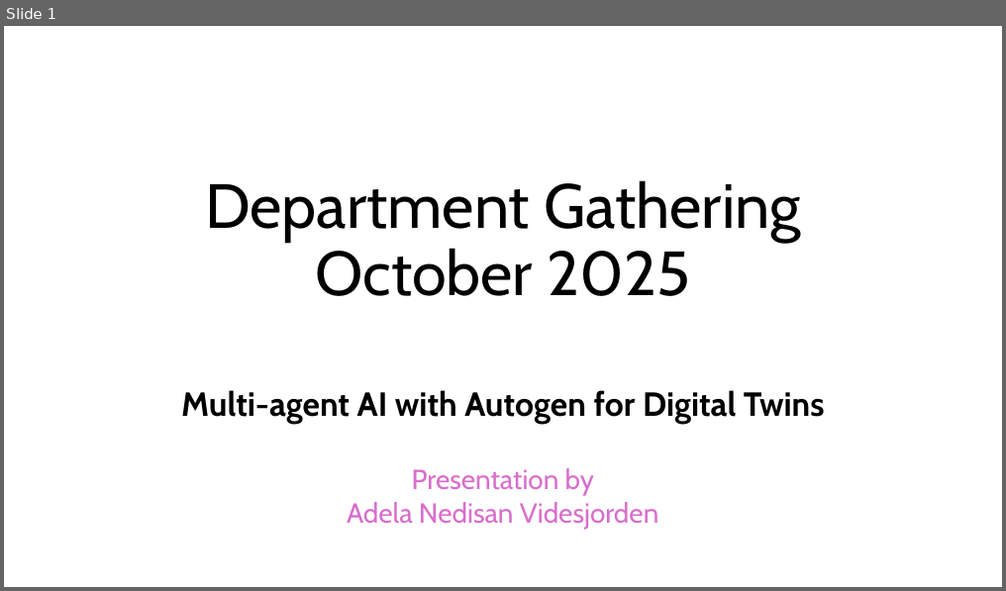
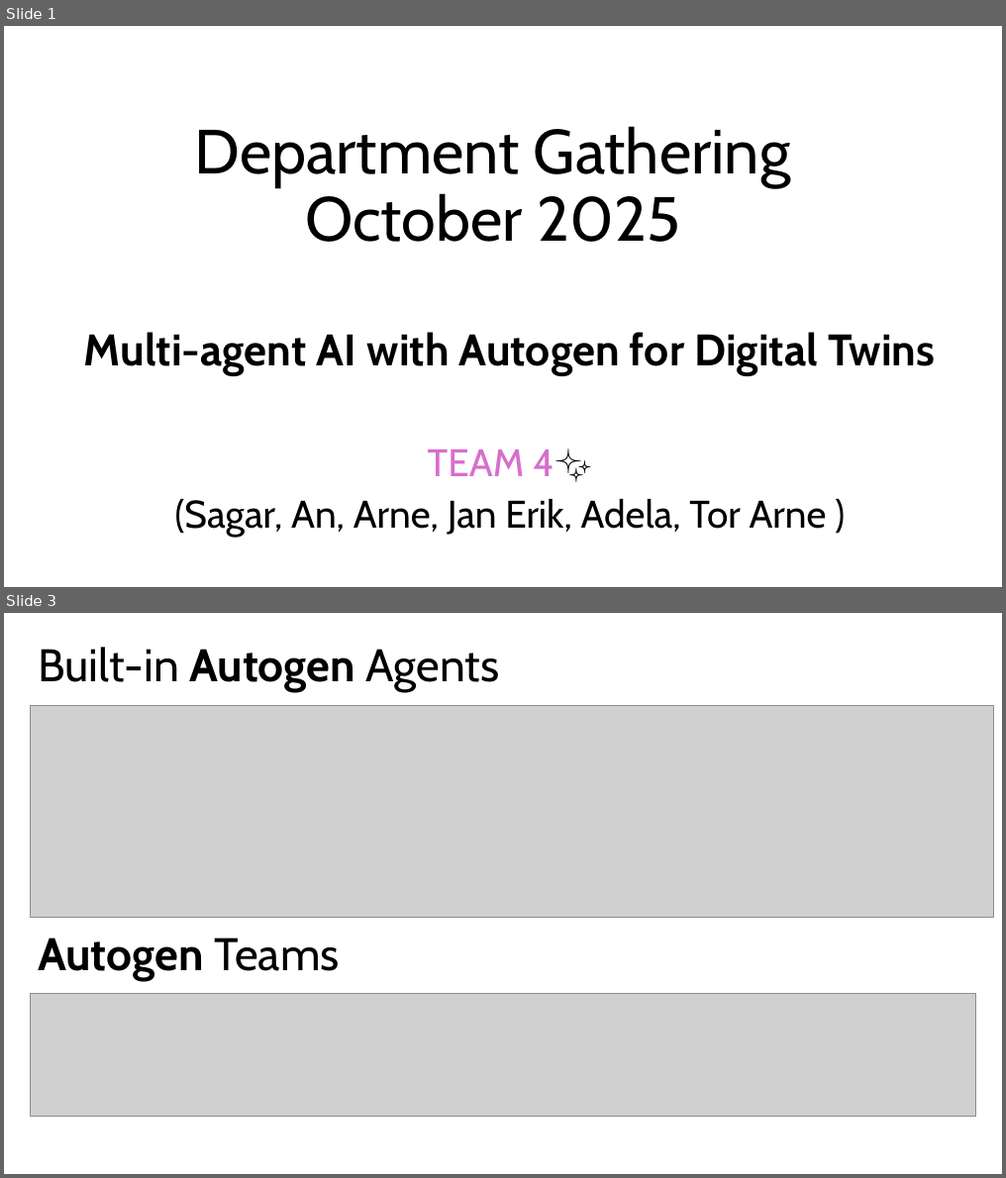
Before and after one commit to adelanv/DepartmentGathering-2025, a slide deck: Multi-agent4DT.pptx. Shown one above the other, each under a label of ours: slide 1 before the commit, slides 1 and 3 after it; the slides between them are not shown. The pictures are 1006x591 and 1006x1178 pixels, drawn with LibreOffice and Linux fonts; fonts in the diff are those of the drawing; grey boxes stand for pictures. Boxes give left, top, right and bottom in pixels: in the first picture for what was removed or moved away, otherwise in the second. Text is boxed around its words. In the diff, an @@ line names an element or a change of style, - is before the commit and + after.

```diff
--- a/Multi-agent4DT.pptx
+++ b/Multi-agent4DT.pptx
@@ slide 3 added at box(4, 613, 1002, 1174), background #FFFFFF @@
@@ title added at box(38, 647, 500, 692), 44 pt, text #000000 @@
+Built-in Autogen Agents
@@ picture added at box(30, 705, 994, 918) @@
@@ text added at box(38, 938, 339, 981), 44 pt, text #000000, bold @@
+Autogen Teams
@@ picture added at box(30, 994, 976, 1117) @@
@@ slide 1 changed as well @@
@@ title "Department Gathering October 2025": place and size @@
-title "Department Gathering October 2025" at box(205, 180, 801, 296)
+title "Department Gathering October 2025" at box(195, 126, 791, 242)
@@ subtitle "Multi-agent AI with Autogen for ...": place and size @@
-subtitle "Multi-agent AI with Autogen for ..." at box(181, 390, 825, 530)
+subtitle "Multi-agent AI with Autogen for ..." at box(84, 332, 935, 537)
@@ subtitle at box(84, 332, 935, 375): size 32.2 to 42.5 pt in "Multi-agent AI with Autogen for Digital Twins"; line spacing 0.7 to 0.9 @@
@@ subtitle at box(175, 449, 827, 537): text changed; size 26.6 to 37 pt; text colour #D86ECC to #000000 @@
-Presentation by
-Adela Nedisan Videsjorden
+TEAM 4✨
+(Sagar, An, Arne, Jan Erik, Adela, Tor Arne )
```
Also in this commit, not shown: 1 other slide changed, 10 other slides added, 1 slide removed, 1 other file.
